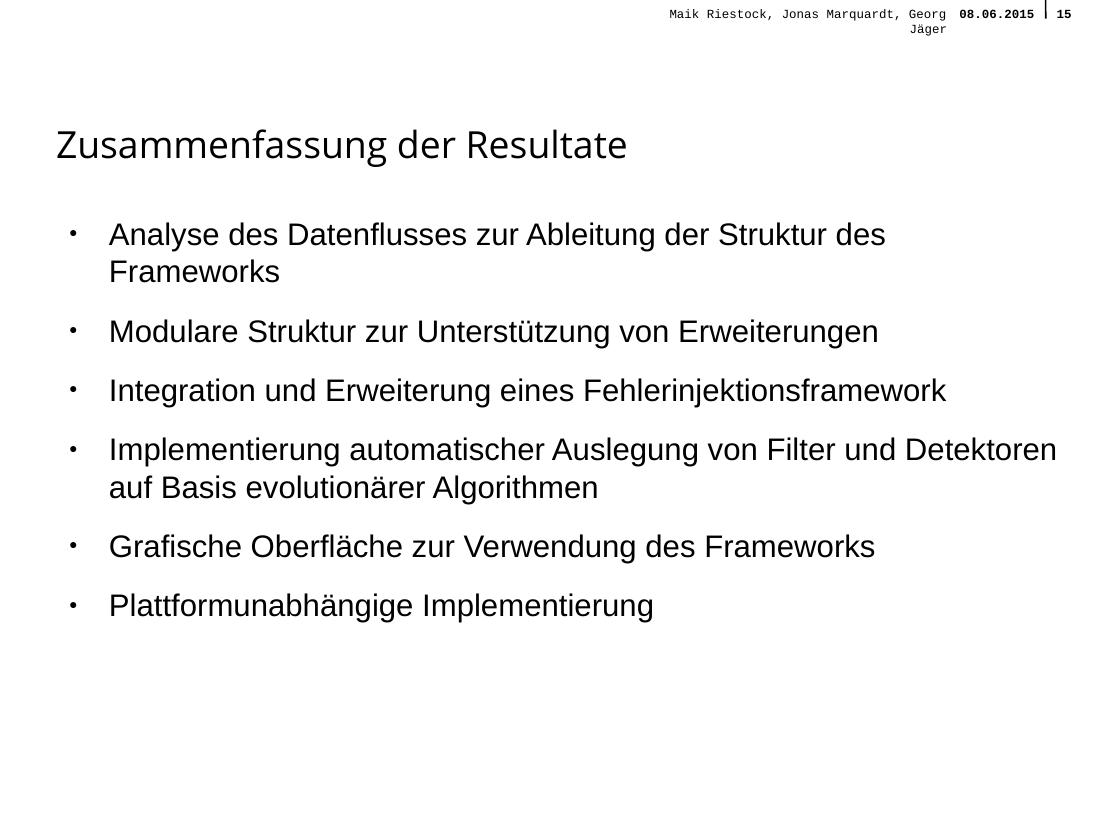
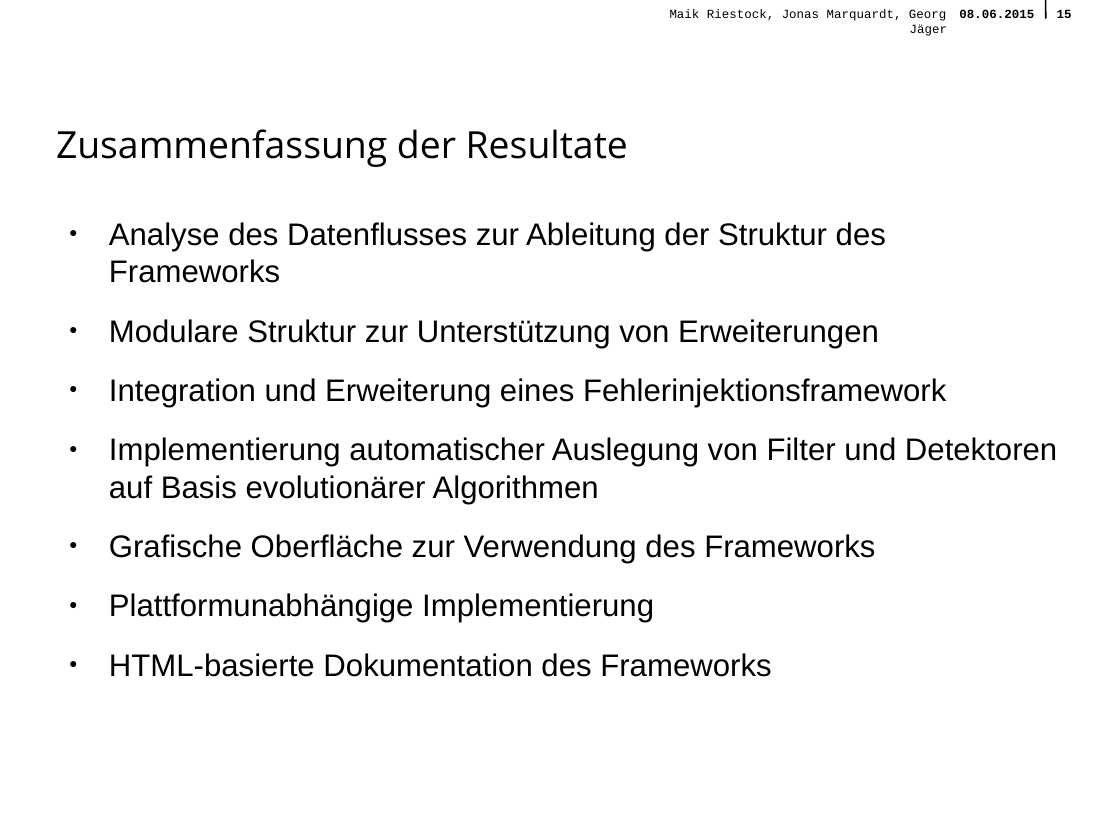
Before and after one commit to querquer/faultframework, a slide deck: slide 15 of Presentation/FinalePraesentationFramework.odp. Drawn at 1120x840 pixels with LibreOffice and Linux fonts; fonts in the diff are those of the drawing; background and template pictures are left out. Boxes give left, top, right and bottom in pixels: in the first picture for what was removed or moved away, otherwise in the second. Text is boxed around its words. In the diff, an @@ line names an element or a change of style, - is before the commit and + after.

```diff
--- a/Presentation/FinalePraesentationFramework.odp
+++ b/Presentation/FinalePraesentationFramework.odp
@@ text at (x1=109, y1=653, x2=771, y2=677): paragraph added @@
+● HTML-basierte Dokumentation des Frameworks
```
Also in this commit, not shown: 11 other slides changed.
